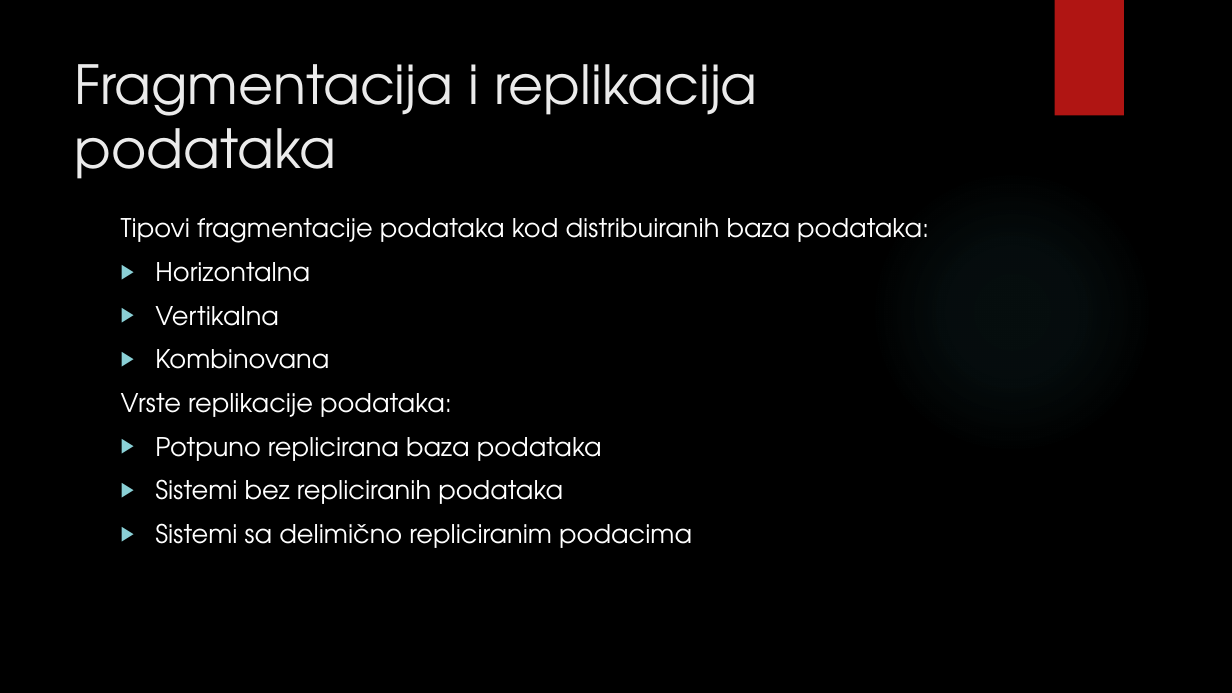
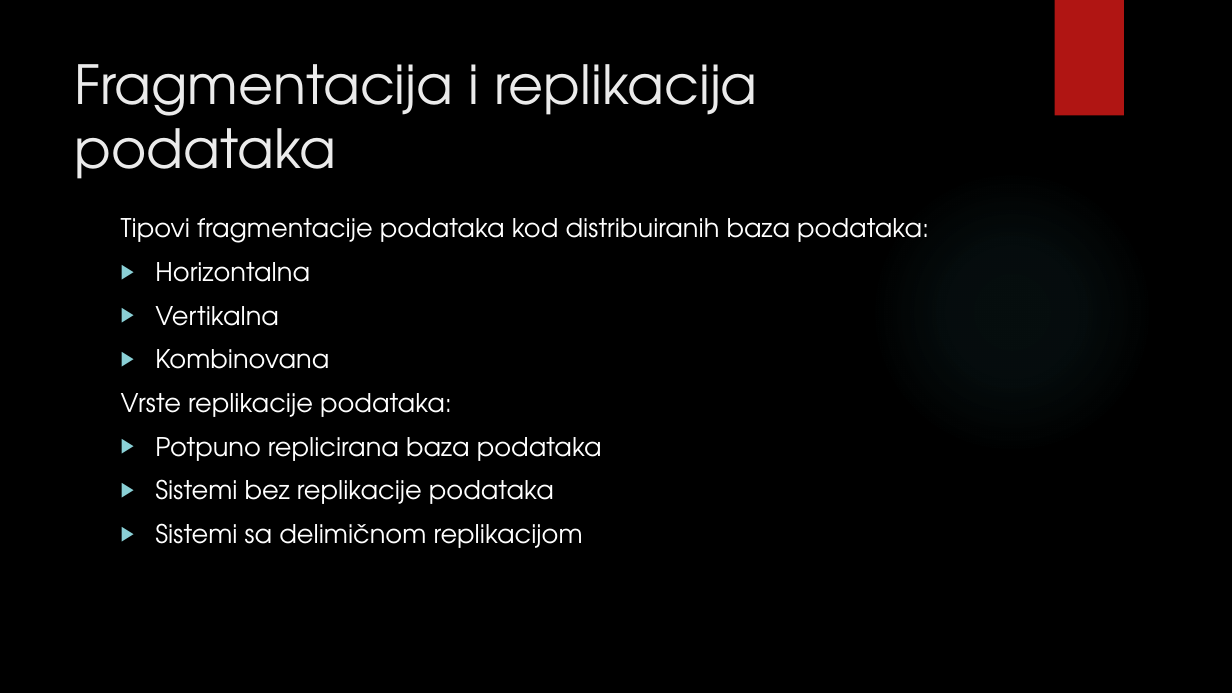
Before and after one commit to Rista5/DBMS, a slide deck: slide 4 of Distribuirane baze/Distribuirane baze podataka.pptx (slide 5 before the commit). Drawn at 1232x693 pixels with LibreOffice and Linux fonts; fonts in the diff are those of the drawing; background and template pictures are left out. Boxes give left, top, right and bottom in pixels: in the first picture for what was removed or moved away, otherwise in the second. Text is boxed around its words. In the diff, an @@ line names an element or a change of style, - is before the commit and + after.

```diff
--- a/Distribuirane baze/Distribuirane baze podataka.pptx
+++ b/Distribuirane baze/Distribuirane baze podataka.pptx
@@ text at box(155, 479, 583, 548): text changed @@
-▶ Sistemi bez repliciranih podataka
-▶ Sistemi sa delimično repliciranim podacima
+▶ Sistemi bez replikacije podataka
+▶ Sistemi sa delimičnom replikacijom
```
Also in this commit, not shown: 13 other slides changed, 2 slides removed, 11 other files.
